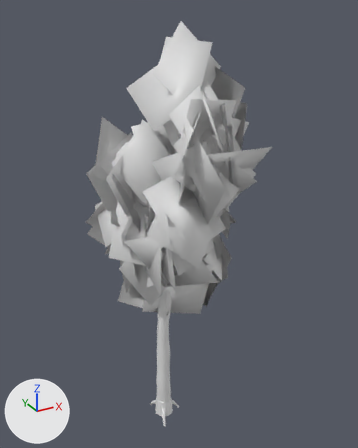
What one commit did to the glTF model models/variants/birch_v4.glb.
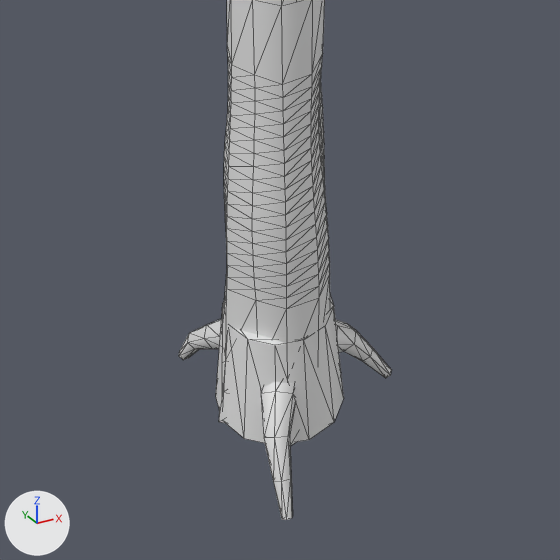
Old and new are each drawn whole from a 50 mm camera at (-4.2, -8.41, 9.13) aimed at (0.47, 0.09, 4.88) and again close up on the part from 35% to 56% of the width and 80% to 97% of the height. Lighting does not change. The marker at lower left points along +X, +Y and +Z. The first two pictures are the older version. The close-ups show mesh edges as thin lines. Where no turn or scale is listed for an object, it has been applied to the vertices. Vertices at exactly the same position are counted once.

Names of what the first close-up shows: 'Body_Trunk', 'Rubble_Stump'.
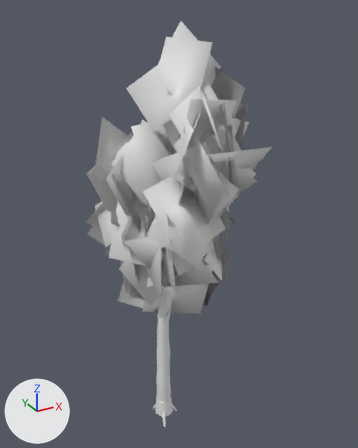
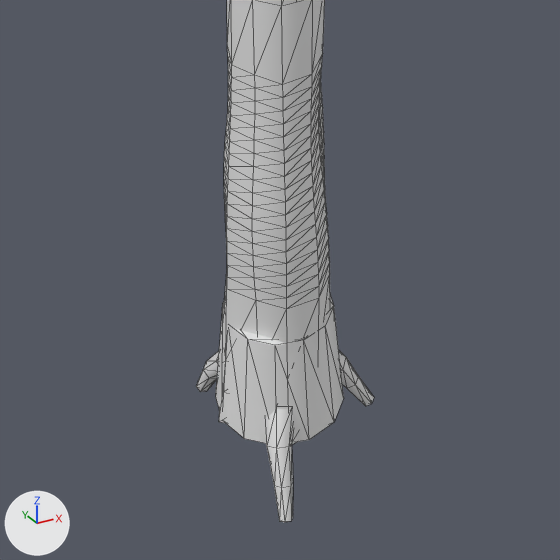
Where the change shows, as pixel boxes (x1, y1, x2, y2) in the close-ups (560 x 560 px; the box of a moved part takes in the faces that stretch with it):
'Body_Trunk', reshaped
    before: (179, 0, 392, 520)
    after: (196, 0, 374, 522)
part 1 of me_body_trunk, moved or reshaped
    before: (179, 319, 392, 520)
    after: (196, 351, 374, 522)

The change in detail:
me_body_trunk is used by ob_body_trunk; location (0.0, 0.0, 0.0).
me_body_trunk had 480 vertices, 944 faces and spanned x -0.23..0.57, y -0.39..0.46, z -0.13..6.58.
me_body_trunk now has 480 vertices, 944 faces and spans x -0.23..0.57, y -0.33..0.38, z -0.21..6.58.
me_body_trunk part 1: 90 of 480 vertices moved; they spanned x -0.19..0.44, y -0.39..0.46, z -0.13..0.32 and now span x -0.16..0.37, y -0.33..0.38, z -0.21..0.25; mean shift (0.0, -0.01, -0.07); largest move (-0.06, 0.11, 0.32) -> (-0.01, 0.02, 0.15).
